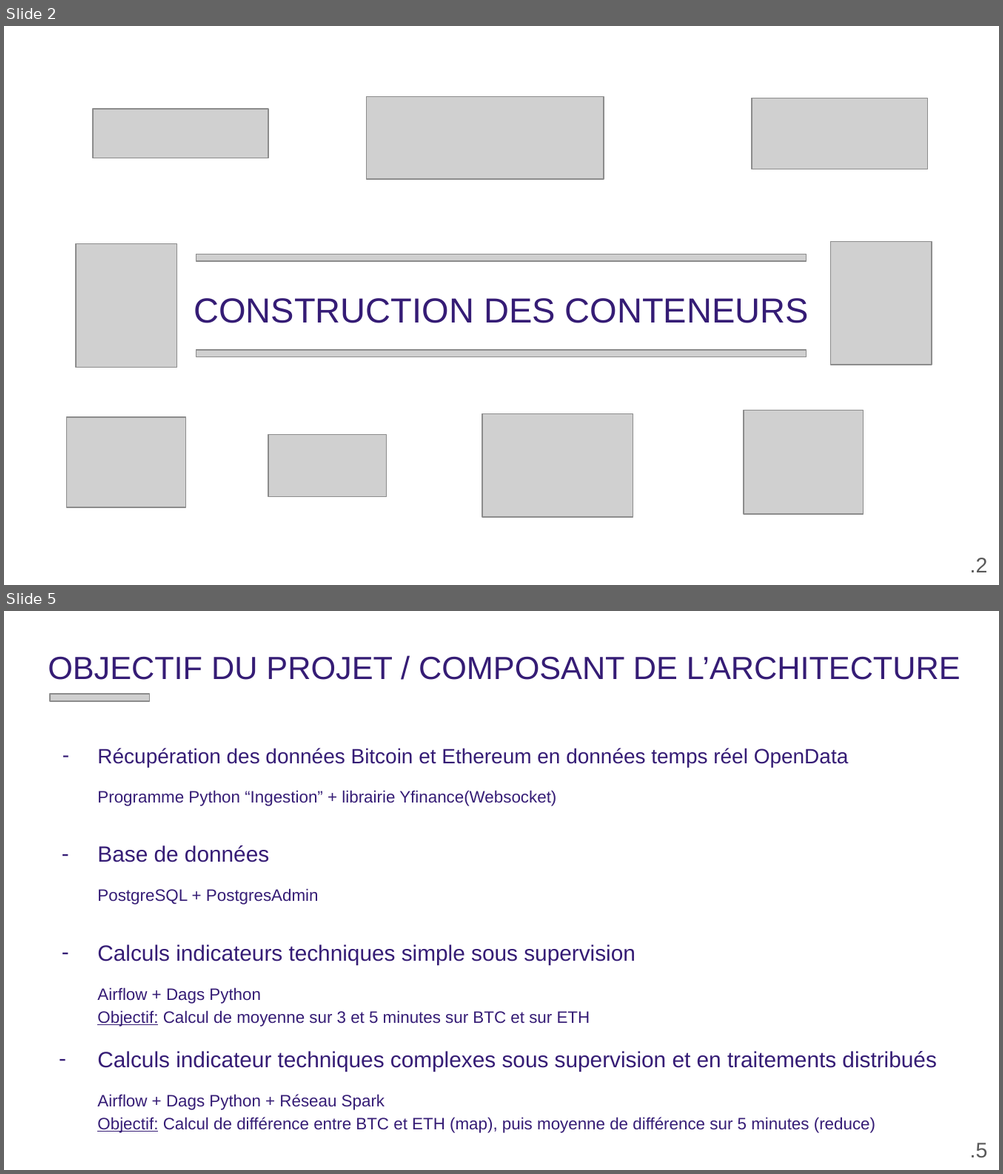
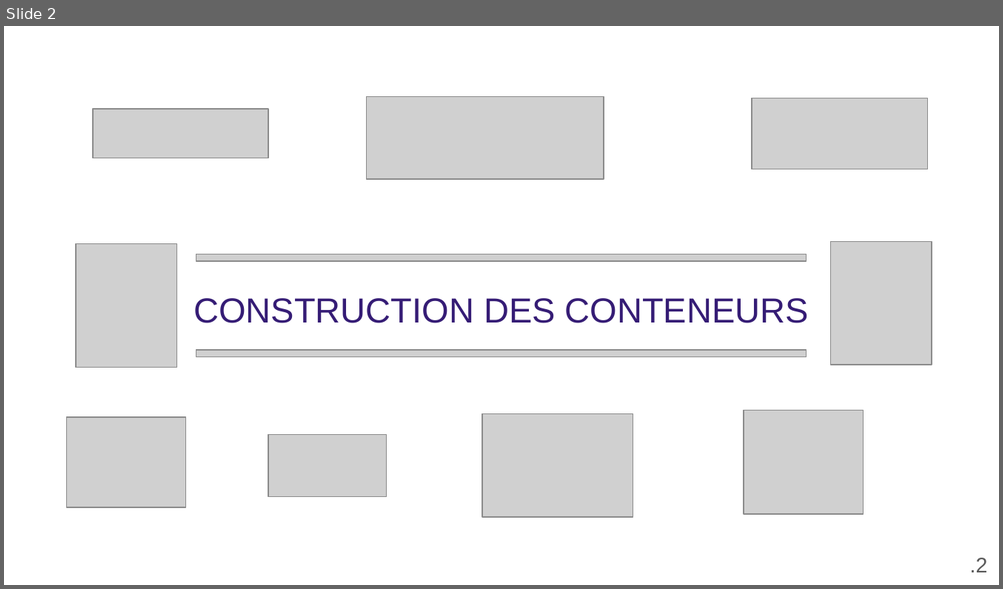
Before and after one commit to gaetancorin/btc_eth_streaming_data, a slide deck: _documentation/DOSSIER DE VALIDATION.pptx. Shown one above the other, each under a label of ours: slides 2 and 5 before the commit, slide 2 after it; the slides between them are not shown. The pictures are 1003x1174 and 1003x589 pixels, drawn with LibreOffice and Linux fonts; fonts in the diff are those of the drawing; grey boxes stand for pictures; background and template pictures are left out. Boxes give left, top, right and bottom in pixels: in the first picture for what was removed or moved away, otherwise in the second. Text is boxed around its words. In the diff, an @@ line names an element or a change of style, - is before the commit and + after.

```diff
--- a/_documentation/DOSSIER DE VALIDATION.pptx
+++ b/_documentation/DOSSIER DE VALIDATION.pptx
@@ slide 5 removed at [4,611,999,1170], background picture (left out) @@
@@ title removed at [48,656,960,680] @@
-OBJECTIF DU PROJET / COMPOSANT DE L’ARCHITECTURE
@@ picture removed at [50,694,149,701] @@
@@ text removed at [97,748,936,1133] @@
-– Récupération des données Bitcoin et Ethereum en données temps réel OpenData
-Programme Python “Ingestion” + librairie Yfinance(Websocket)
-– Base de données
-PostgreSQL + PostgresAdmin
-– Calculs indicateurs techniques simple sous supervision
-Airflow + Dags Python
-Objectif: Calcul de moyenne sur 3 et 5 minutes sur BTC et sur ETH
-– Calculs indicateur techniques complexes sous supervision et en traitements distribués
-Airflow + Dags Python + Réseau Spark
-Objectif: Calcul de différence entre BTC et ETH (map), puis moyenne de différence sur 5 minutes (reduce)
@@ text removed at [970,1143,987,1159] @@
-.5
```
Also in this commit, not shown: 16 slides changed, 6 slides added, 7 other slides removed, 24 other files.
